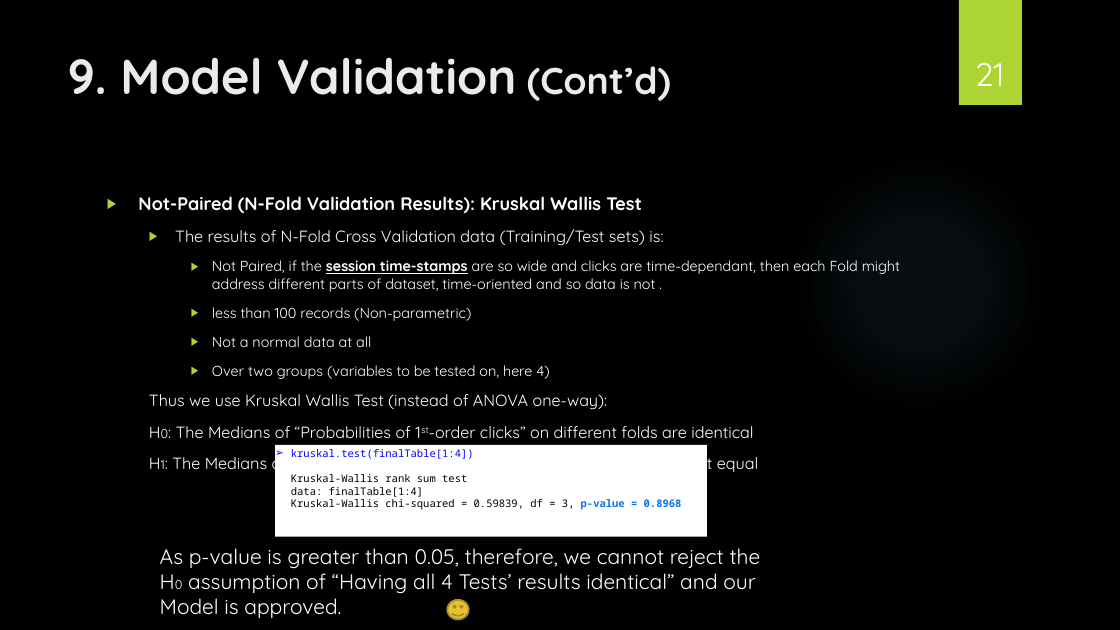
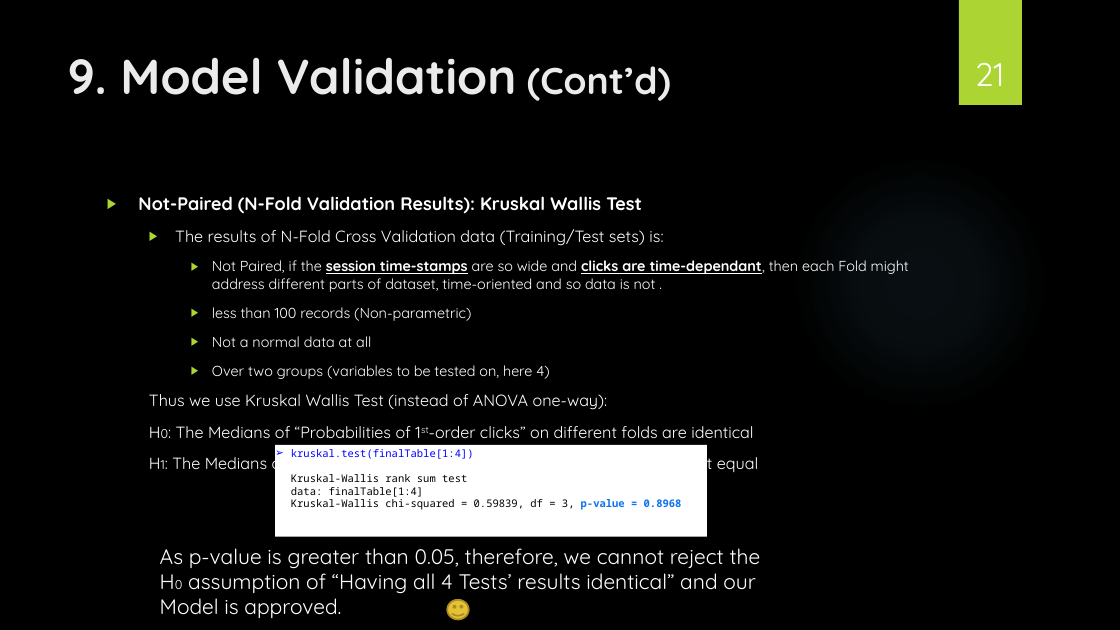
Before and after one commit to payamkarbasi/MyCapstone_RyersonUniv, a slide deck: slide 21 of CAPSTONE-Presentation-PayamKarbasi_5.ppsx. Drawn at 1120x630 pixels with LibreOffice and Linux fonts; fonts in the diff are those of the drawing; background and template pictures are left out. Boxes give left, top, right and bottom in pixels: in the first picture for what was removed or moved away, otherwise in the second. Text is boxed around its words. In the diff, an @@ line names an element or a change of style, - is before the commit and + after.

```diff
--- a/CAPSTONE-Presentation-PayamKarbasi_5.ppsx
+++ b/CAPSTONE-Presentation-PayamKarbasi_5.ppsx
@@ text at [212, 260, 909, 292]: bold on, underline on in "clicks are time-dependant," @@
```
Also in this commit, not shown: 2 other slides changed.
